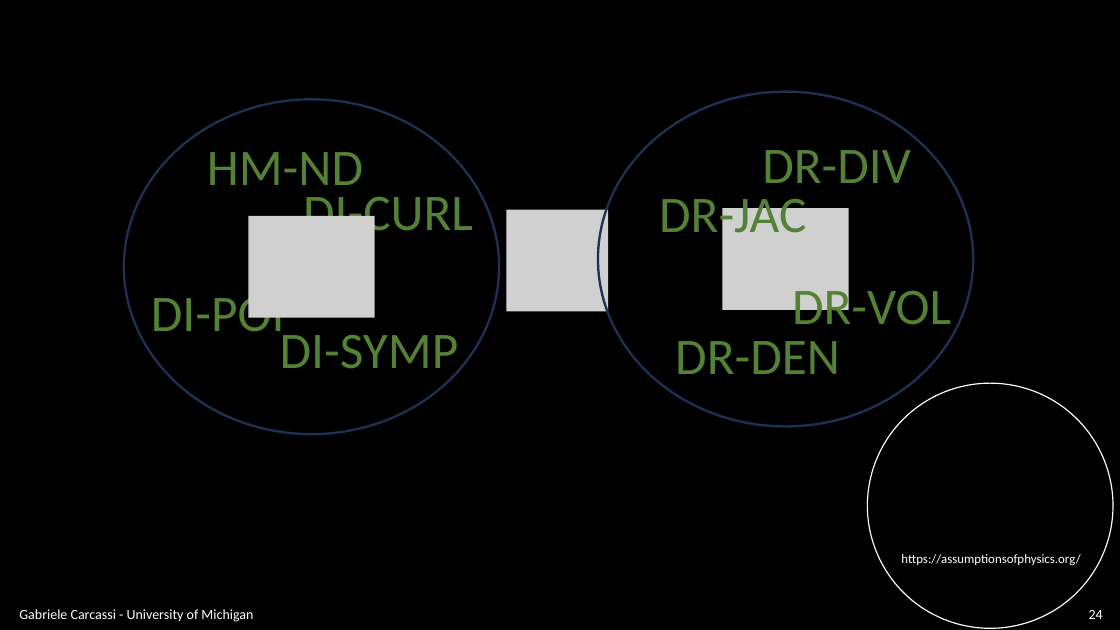
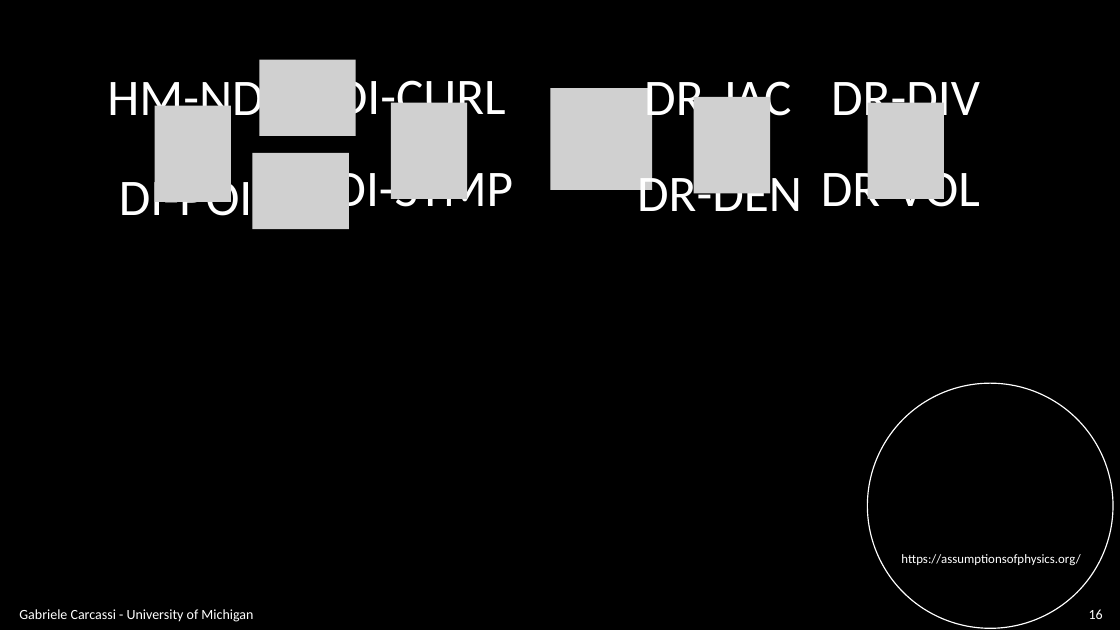
Before and after one commit to assumptionsofphysics/slides, a slide deck: slide 16 of BookCompanions-v2/RP-Class-4.pptx (slide 24 before the commit). Drawn at 1120x630 pixels with LibreOffice and Linux fonts; fonts in the diff are those of the drawing; grey boxes stand for pictures; background and template pictures are left out. Boxes give left, top, right and bottom in pixels: in the first picture for what was removed or moved away, otherwise in the second. Text is boxed around its words. In the diff, an @@ line names an element or a change of style, - is before the commit and + after.

```diff
--- a/BookCompanions-v2/RP-Class-4.pptx
+++ b/BookCompanions-v2/RP-Class-4.pptx
@@ text "DI-CURL": place and size @@
-text "DI-CURL" at [303,197,473,243]
+text "DI-CURL" at [336,71,506,126]
@@ text "HM-ND": place and size @@
-text "HM-ND" at [207,152,363,198]
+text "HM-ND" at [107,72,263,127]
@@ picture added at [260,60,356,136] @@
@@ picture added at [550,88,652,190] @@
@@ text "DR-JAC": place and size @@
-text "DR-JAC" at [659,190,806,245]
+text "DR-JAC" at [644,81,791,127]
@@ text "DR-DIV": place and size @@
-text "DR-DIV" at [762,150,911,183]
+text "DR-DIV" at [831,82,980,127]
@@ ellipse removed at [124,99,499,434] @@
@@ picture added at [155,106,231,202] @@
@@ picture added at [391,103,467,199] @@
@@ ellipse removed at [598,92,974,427] @@
@@ picture added at [694,97,770,193] @@
@@ picture added at [868,103,944,199] @@
@@ text "DI-POI": place and size @@
-text "DI-POI" at [151,288,285,343]
+text "DI-POI" at [119,173,253,228]
@@ picture added at [253,153,350,229] @@
@@ text "DI-SYMP": place and size @@
-text "DI-SYMP" at [280,335,459,381]
+text "DI-SYMP" at [334,163,513,218]
@@ text colour #548235 to #FFFFFF in 8 elements at [831,82,980,127], [644,81,791,127], [107,72,263,127], [119,173,253,228], [336,71,506,126], [821,163,980,207], [334,163,513,218], [637,168,802,211] @@
@@ text "DR-DEN": place and size @@
-text "DR-DEN" at [675,341,840,374]
+text "DR-DEN" at [637,168,802,211]
@@ text "DR-VOL": place and size @@
-text "DR-VOL" at [792,282,951,337]
+text "DR-VOL" at [821,163,980,207]
@@ picture removed at [723,208,849,310] @@
@@ picture removed at [249,216,375,318] @@
@@ picture removed at [507,210,608,312] @@
@@ page number at [1089,609,1103,619]: text changed @@
-24
+16
```
Also in this commit, not shown: 8 other slides changed, 6 slides removed.
